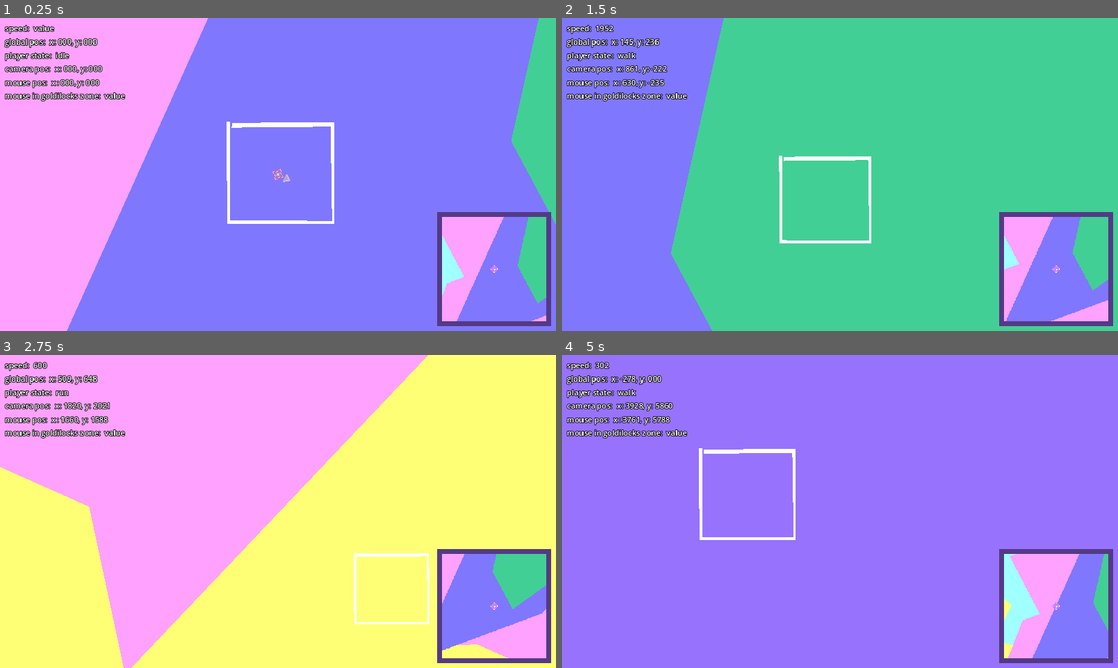
Above: before the commit, frames 1-4 (two rows, left to right).
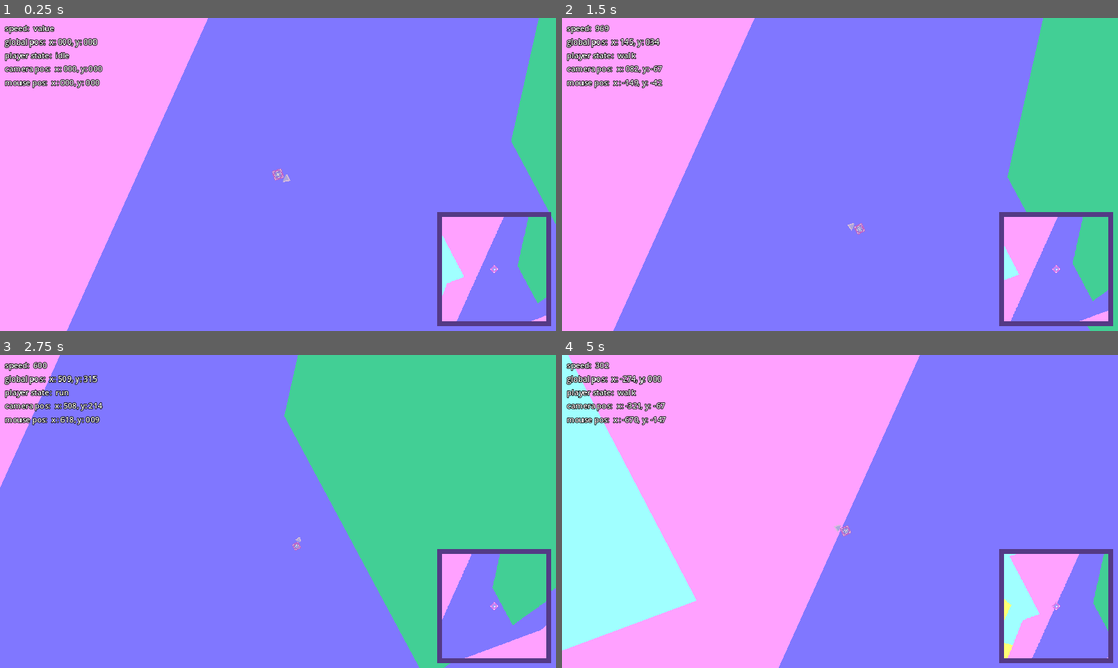
Above: after the commit, the same moments.

Repository: JJPSeno/project-q
Game: Godot game, scene res://World/world.tscn
The game is run twice, just before and just after one commit, with the same random seed, the same clock (stepped at 60 frames per second) and the same inputs.
Inputs (mouse positions are in pixels of both pictures, inside the frame that each line leads up to):
- Up to frame 1 (0.25 s): no input
- Up to frame 2 (1.5 s): tap Enter at 0.5 s; move the mouse to (962, 158) at 0.52 s; hold D (right) 0.53-1.28 s; hold W (base_movement) 0.53-1.28 s; move the mouse to (728, 190) at 1.27 s; hold S (down) from 1.28 s (still down); tap Space (dash) at 1.35 s
- Up to frame 3 (2.75 s): move the mouse to (333, 442) at 2.02 s; release S (down) at 2.03 s; hold D (right) from 2.03 s (still down); hold Shift (run) from 2.03 s (still down)
- Up to frame 4 (5 s): move the mouse to (812, 574) at 2.77 s; release Shift (run) at 2.78 s; tap W (base_movement) at 2.85 s; move the mouse to (1006, 558) at 3.52 s; release D (right) at 3.53 s; hold A (left) from 3.53 s (still down); tap Space (dash) at 3.6 s; tap F1 (debug_1) at 4.15 s; move the mouse to (673, 464) at 4.27 s; tap Shift (run) at 4.35 s; tap F2 (debug_2) at 4.9 s

The runs differ from the first frame. In frame 1, 1.2% of the frame differs, in the area x 0-61%, y 23-66%; in frame 2, 79%; in frame 3, 92%, in the area x 0-100%, y 0-100%; in frame 4, 51%.

Commit message:
update pan camera

Diff:
--- a/Controllers/CameraController/camera_controller.gd
+++ b/Controllers/CameraController/camera_controller.gd
@@ -1,13 +1,8 @@
 extends Node2D
 
-""" IMPLEMENTATION A """
-#@export var MIN_DISTANCE_SQUARED : float = 256
-#@export var MAX_DISTANCE_SQUARED : float = 90000
-""" END IMPLEMENTATION A """
-""" IMPLEMENTATION B """
+
 @export var MAX_DISTANCE : float = 100
 @export var SMOOTH_SPEED : float = 6
-""" END IMPLEMENTATION B """
 @onready var player_camera: Camera2D = %PlayerCamera
 @onready var world_camera: Camera2D = %WorldCamera
 @export var player_node : CharacterBody2D
@@ -32,25 +27,11 @@
 	EventBus.camera_pos_updated.emit("x: %03.0f, y: %03.0f" % [player_camera.global_position.x, player_camera.global_position.y])
 	mouse_position = get_global_mouse_position()
 	EventBus.mouse_pos_updated.emit("x: %03.0f, y: %03.0f" % [mouse_position.x, mouse_position.y])
-	""" IMPLEMENTATION A """
-	#check_mouse_too_near = (mouse_position-player_node.position).length_squared() < MIN_DISTANCE_SQUARED
-	#check_mouse_too_far = (mouse_position-player_node.position).length_squared() > MAX_DISTANCE_SQUARED
-	#mouse_distance_just_right = !check_mouse_too_near and !check_mouse_too_far
-	#EventBus.mouse_in_goldilocks_zone.emit(str(mouse_distance_just_right))
-	#
-	#if !check_mouse_too_near:
-		#set_player_cam_position.call_deferred(player_camera, target_position)
-	#else:
-		#set_player_cam_position.call_deferred(player_camera, player_node.position)
-	""" END IMPLEMENTATION A """
-	""" IMPLEMENTATION B """
-	#target_position.x = clamp(mouse_position.x, -MAX_DISTANCE, MAX_DISTANCE)
-	#target_position.y = clamp(mouse_position.y, -MAX_DISTANCE, MAX_DISTANCE)
-	target_position.x = mouse_position.x
-	target_position.y = mouse_position.y
+	target_position.x = clamp(mouse_position.x-player_node.position.x, -MAX_DISTANCE, MAX_DISTANCE)
+	target_position.y = clamp(mouse_position.y-player_node.position.y, -MAX_DISTANCE, MAX_DISTANCE)
 	if target_position != Vector2.INF:
 		set_player_cam_position.call_deferred(player_camera, player_node.position+target_position, delta)
-	""" END IMPLEMENTATION B """
+
 
 func _on_camera_zoom_change(new_zoom: Vector2, new_speed: float) -> void:
 	if (player_camera.enabled):
--- a/GUI/Debug/debug_ui.gd
+++ b/GUI/Debug/debug_ui.gd
@@ -11,7 +11,6 @@
 	add_debug_item("player state","run", EventBus.player_state_updated)
 	add_debug_item("camera pos","value", EventBus.camera_pos_updated)
 	add_debug_item("mouse pos","value", EventBus.mouse_pos_updated)
-	add_debug_item("mouse in goldilocks zone","value", EventBus.mouse_in_goldilocks_zone)
 
 # this debug item needs to subscribe to signals
 func add_debug_item(label_name: String, value: String, update_signal = null) -> void:
--- a/Singletons/event_bus.gd
+++ b/Singletons/event_bus.gd
@@ -6,7 +6,6 @@
 signal player_state_updated(new_state)
 signal camera_pos_updated(new_pos)
 signal mouse_pos_updated(new_pos)
-signal mouse_in_goldilocks_zone(check)
 #endregion
 
 signal camera_zoom_updated(new_zoom, new_speed)
--- a/States/MovementStates/dash.tres
+++ b/States/MovementStates/dash.tres
@@ -6,8 +6,8 @@
 script = ExtResource("1_37jfi")
 name = "dash"
 id = 3
-speed = 4500.0
-camera_zoom = Vector2(0.01, 0.01)
-camera_speed = 3.0
+speed = 2000.0
+camera_zoom = Vector2(1, 1)
+camera_speed = 40.0
 acceleration = 4500.0
 friction = 1.0
--- a/States/MovementStates/run.tres
+++ b/States/MovementStates/run.tres
@@ -8,6 +8,6 @@
 id = 2
 speed = 600.0
 camera_zoom = Vector2(0.7, 0.7)
-camera_speed = 5.0
+camera_speed = 10.0
 acceleration = 12.0
 friction = 1.0
--- a/World/world.tscn
+++ b/World/world.tscn
@@ -22,11 +22,7 @@
 [node name="PlayerCamera" type="Camera2D" parent="CameraController"]
 unique_name_in_owner = true
 position_smoothing_enabled = true
-position_smoothing_speed = 2.0
-
-[node name="Polygon2D" type="Polygon2D" parent="CameraController/PlayerCamera"]
-position = Vector2(0, -23)
-polygon = PackedVector2Array(-95, -84, 116, -85, 117, 125, -105, 125, -107, -87, -99, -87, -99, 118, 112, 119, 109, -76, -96, -74)
+position_smoothing_speed = 10.0
 
 [node name="Player" parent="." instance=ExtResource("1_q4ndm")]
 
